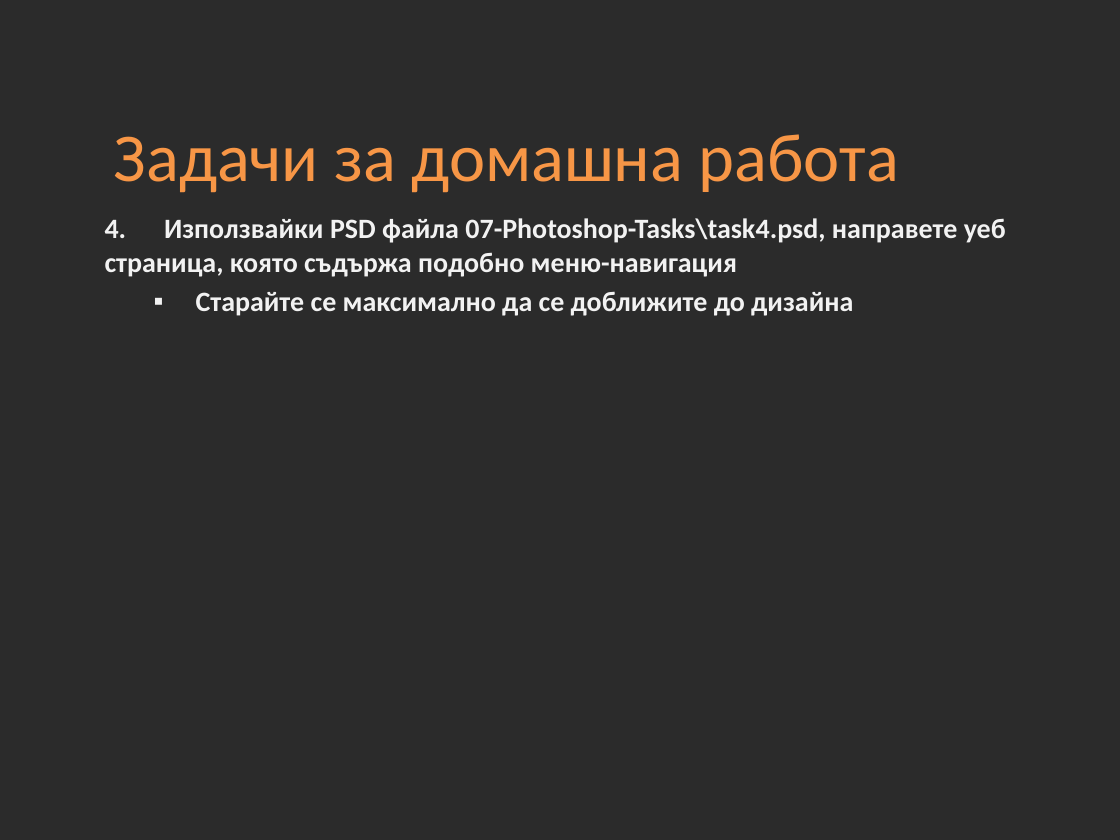
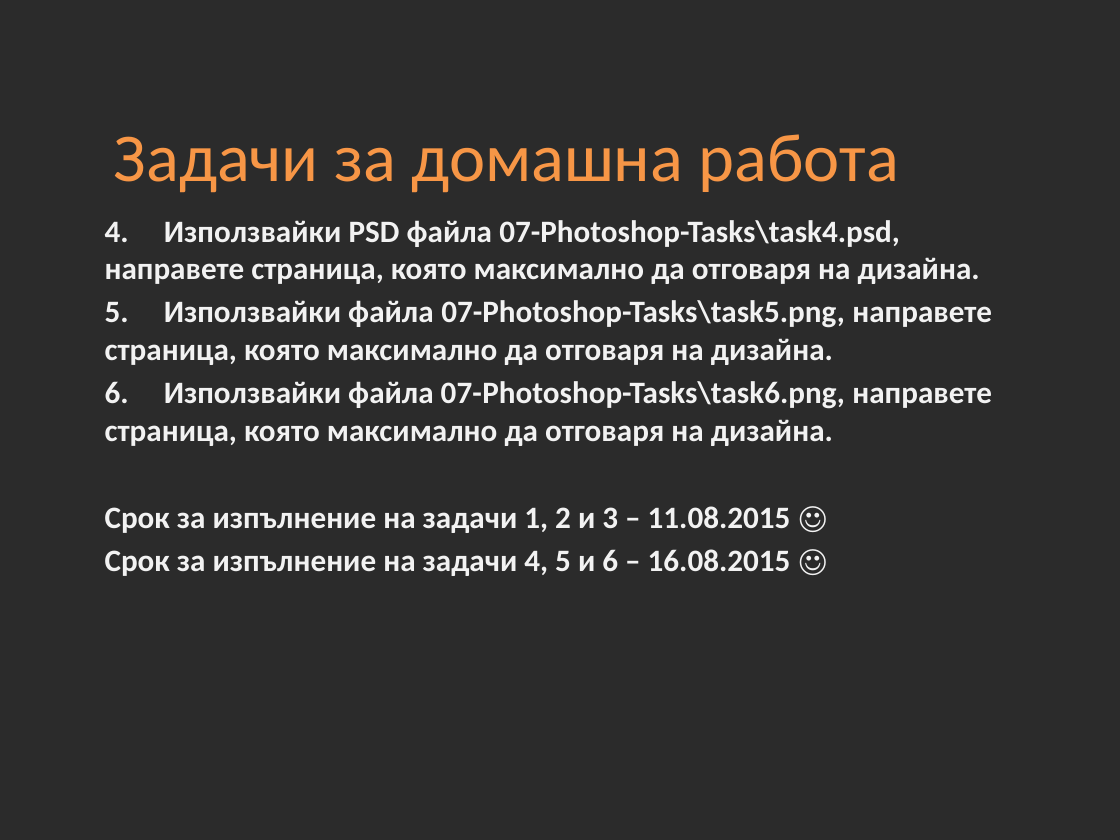
Before and after one commit to Academy-Soft-Intellect/Front-End-Course, a slide deck: slide 20 of 07-Photoshop.pptx. Drawn at 1120x840 pixels with LibreOffice and Linux fonts; fonts in the diff are those of the drawing; background and template pictures are left out; a plain dark background stands for a picture behind light text. Boxes give left, top, right and bottom in pixels: in the first picture for what was removed or moved away, otherwise in the second. Text is boxed around its words. In the diff, an @@ line names an element or a change of style, - is before the commit and + after.

Commit message:
07-Photoshop-Tasks

```diff
--- a/07-Photoshop.pptx
+++ b/07-Photoshop.pptx
@@ text at [105,220,992,576]: text changed; size 18 to 20 pt @@
-4. Използвайки PSD файла 07-Photoshop-Tasks\task4.psd, направете уеб страница, която съдържа подобно меню-навигация
-  ▪ Старайте се максимално да се доближите до дизайна
+4. Използвайки PSD файла 07-Photoshop-Tasks\task4.psd, направете страница, която максимално да отговаря на дизайна.
+5. Използвайки файла 07-Photoshop-Tasks\task5.png, направете страница, която максимално да отговаря на дизайна.
+6. Използвайки файла 07-Photoshop-Tasks\task6.png, направете страница, която максимално да отговаря на дизайна.
+Срок за изпълнение на задачи 1, 2 и 3 – 11.08.2015 ☺
+Срок за изпълнение на задачи 4, 5 и 6 – 16.08.2015 ☺
```
Also in this commit, not shown: 1 other slide changed, 9 other files.
